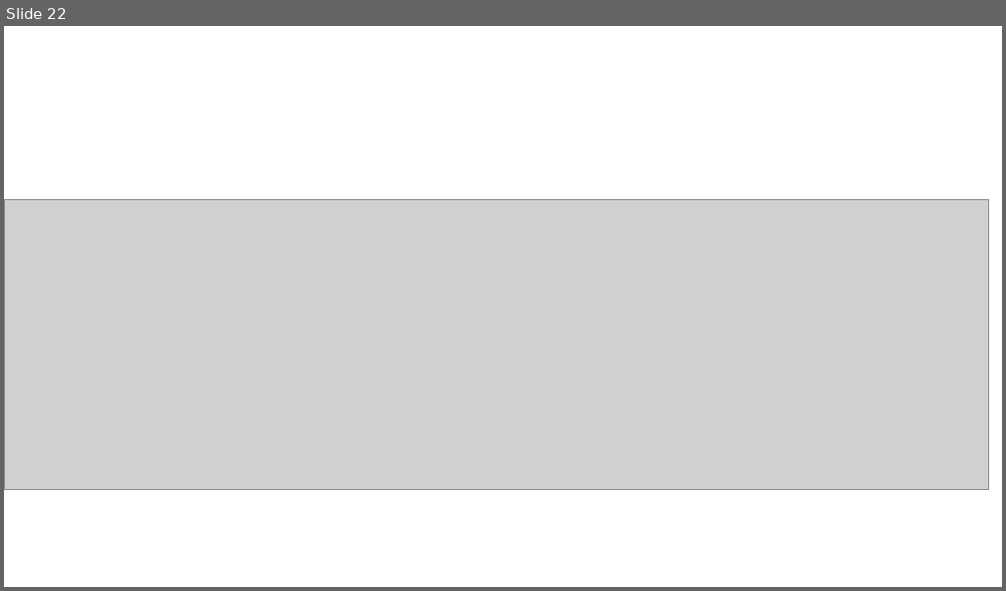
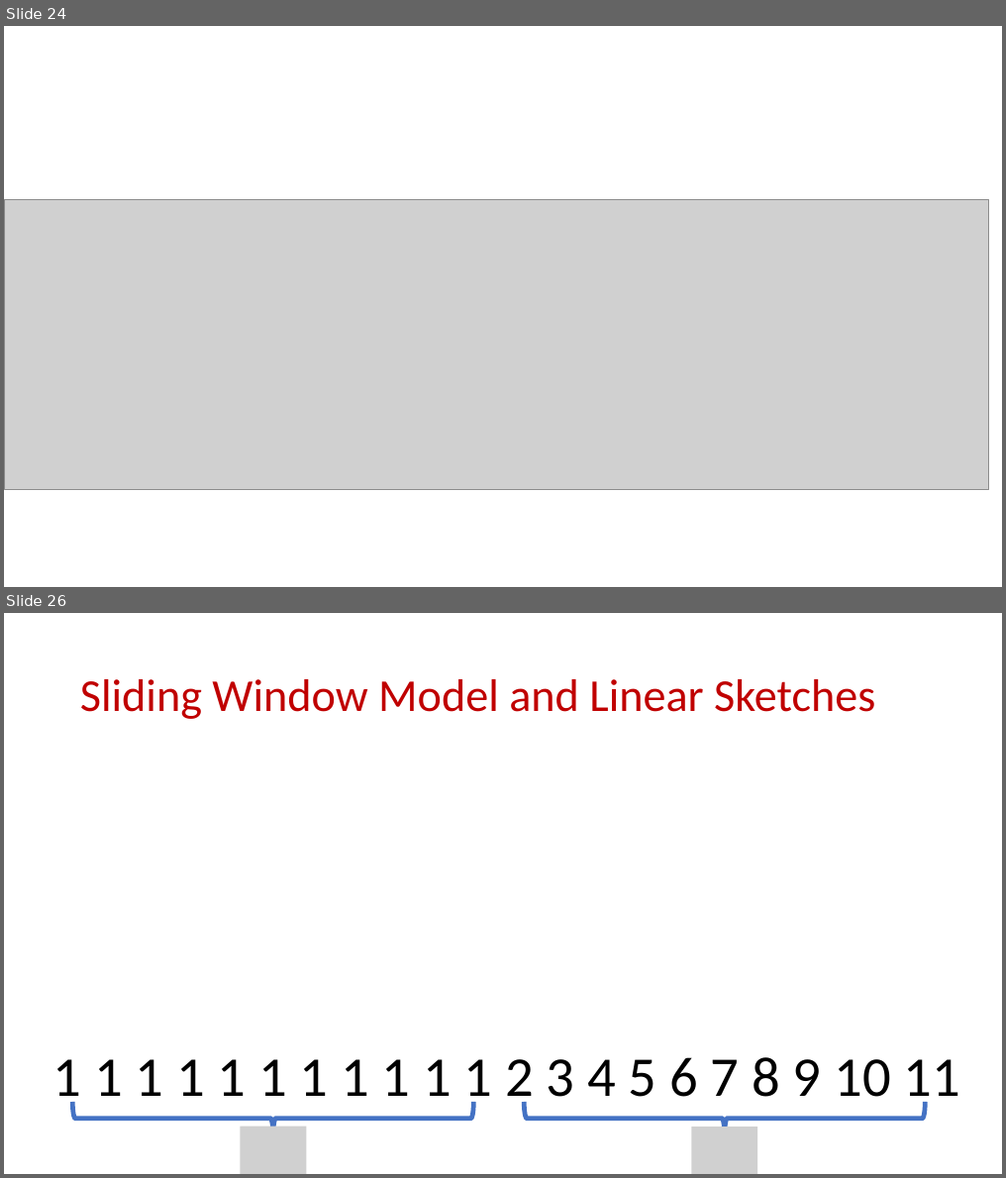
Before and after one commit to samsonzhou/samsonzhou.github.io, a slide deck: other-talks/Near-Optimal k-Clustering in the Sliding Window Model.pptx. Shown one above the other, each under a label of ours: slide 22 before the commit, slides 24 and 26 after it; the slides between them are not shown. The pictures are 1006x591 and 1006x1178 pixels, drawn with LibreOffice and Linux fonts; fonts in the diff are those of the drawing; grey boxes stand for pictures. Boxes give left, top, right and bottom in pixels: in the first picture for what was removed or moved away, otherwise in the second. Text is boxed around its words. In the diff, an @@ line names an element or a change of style, - is before the commit and + after.

```diff
--- a/other-talks/Near-Optimal k-Clustering in the Sliding Window Model.pptx
+++ b/other-talks/Near-Optimal k-Clustering in the Sliding Window Model.pptx
@@ slide 26 added at [4, 613, 1002, 1174], background #FFFFFF @@
@@ title added at [80, 679, 875, 719], 44 pt, text #C00000 @@
+Sliding Window Model and Linear Sketches
@@ text added at [54, 1058, 960, 1109], 54 pt, text #000000 @@
+1 1 1 1 1 1 1 1 1 1 1 2 3 4 5 6 7 8 9 10 11
@@ left brace added at [72, 1103, 473, 1136], outline #4472C4 4.5 pt @@
@@ left brace added at [525, 1103, 926, 1136], outline #4472C4 4.5 pt @@
@@ picture added at [240, 1127, 307, 1174] @@
@@ picture added at [691, 1128, 757, 1174] @@
@@ what was slide 22 is now slide 24 @@
```
Also in this commit, not shown: 21 other slides added, 1 other file.
